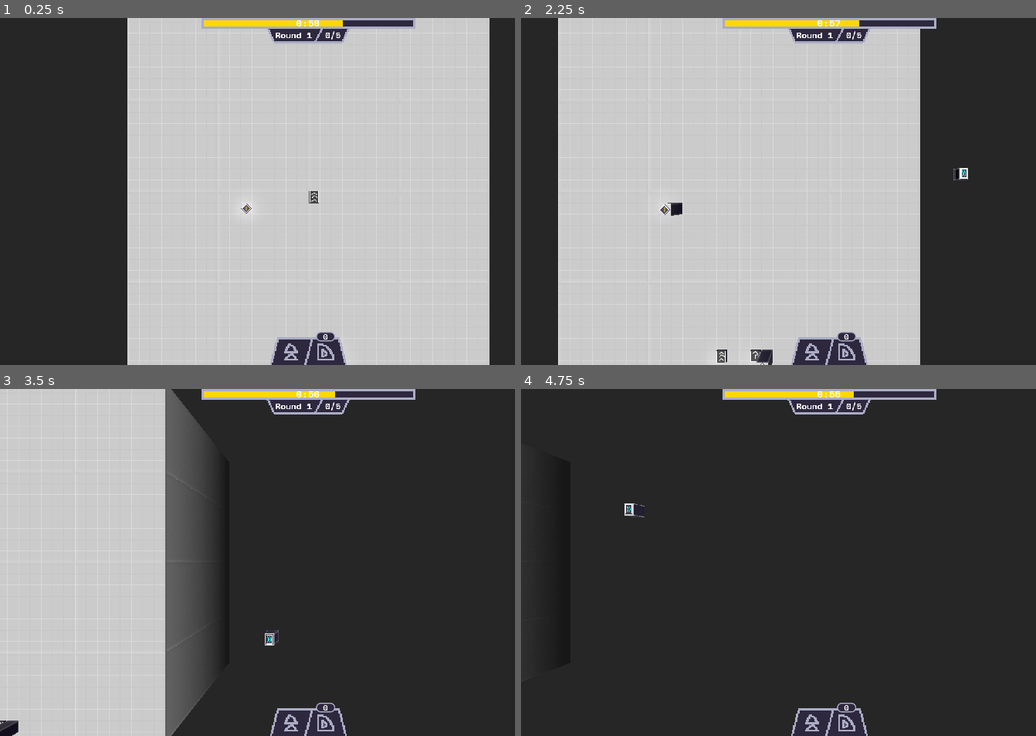
Above: before the commit, frames 1-4 (two rows, left to right).
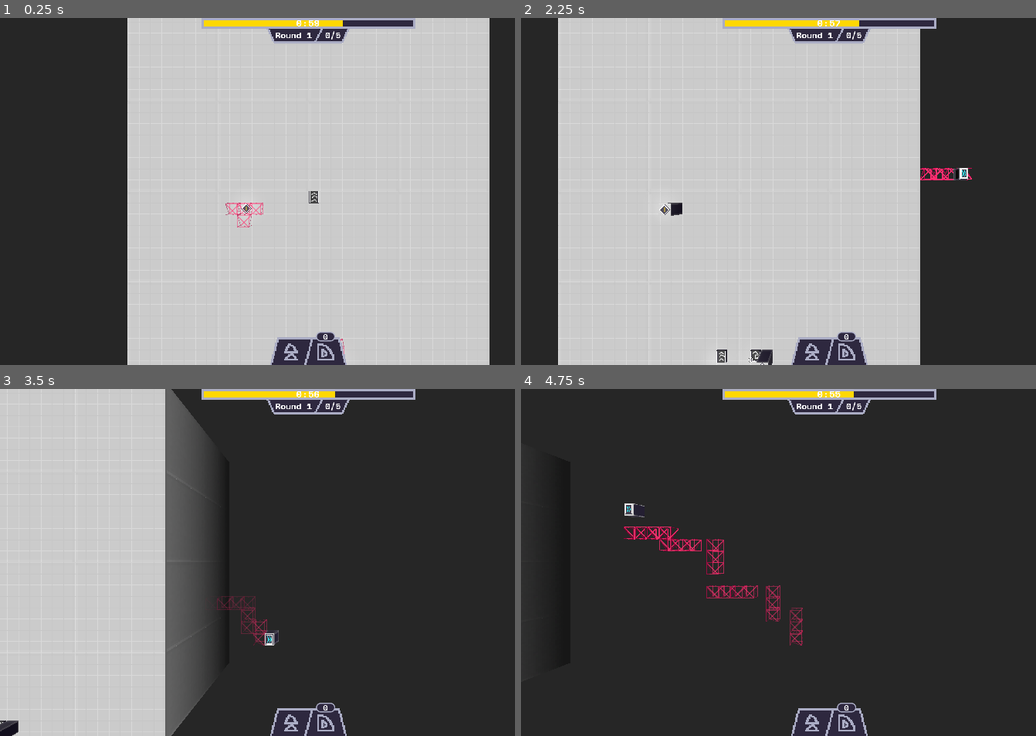
Above: after the commit, the same moments.

Repository: apia46/ThingDeliverer
Game: Godot game, scene res://scenes/game.tscn
Same seed, same stepped clock (60 frames per second), same inputs: the game is played once before the commit and once after it.
Inputs (mouse positions are in pixels of both pictures, inside the frame that each line leads up to):
- Up to frame 1 (0.25 s): no input
- Up to frame 2 (2.25 s): click (814, 351) at 0.5 s; click "0" at 1.25 s; tap Enter at 2 s; move the mouse to (963, 174) at 2.02 s; hold D from 2.03 s (still down); tap E at 2.1 s; click (963, 174) at 2.17 s
- Up to frame 3 (3.5 s): release D at 2.75 s; drag from (185, 579) to (278, 631) at 2.77 s
- Up to frame 4 (4.75 s): move the mouse to (891, 486) at 3.52 s; hold D 3.53-4.25 s; tap F at 3.6 s; drag from (799, 631) to (644, 510) at 4.27 s

The runs differ from the first frame. In frame 1, 0.2% of the frame differs, in the area x 43-67%, y 53-97%; in frame 2, 0.2%; in frame 3, 0.3%; in frame 4, 1.1%, in the area x 19-55%, y 39-74%.

Commit message:
tidying things up

Diff:
--- a/scripts/entities/belt.gd
+++ b/scripts/entities/belt.gd
@@ -18,30 +18,34 @@
 func ready() -> void:
 	pathNode = PathNode.new(self, position)
 	super()
-	findAndCheckPrevious()
+	checkPrevious()
 	updateNext()
 
-func findAndCheckPrevious() -> void:
-	var givenNode = getNodeInputFromRelative(pathNode, Vector2i(0,1))
+func previousWillBeDisconnected() -> void:
+	pathNode.disconnectFromPath()
+
+func previousWillBeDeleted() -> void:
 	previousDirection = U.ROTATIONS.DOWN
-	if !givenNode:
-		givenNode = getNodeInputFromRelative(pathNode, Vector2i(1,0))
-		previousDirection = U.ROTATIONS.RIGHT
-	if !givenNode:
-		givenNode = getNodeInputFromRelative(pathNode, Vector2i(-1,0))
-		previousDirection = U.ROTATIONS.LEFT
-	if !givenNode: previousDirection = U.ROTATIONS.DOWN
-	checkPrevious(givenNode)
+	pathNode.disconnectFromPath()
+	loadVisuals()
 
-func checkPrevious(givenNode:PathNode) -> void:
-	if givenNode:
-		previousDirection = U.v2itorot(U.rotate(givenNode.position - position, U.rNeg(rotation)))
+func checkPrevious() -> void:
+	var previousNode
+	previousDirection = U.ROTATIONS.DOWN
+	for direction in [Vector2i(0,1), Vector2i(1,0), Vector2i(-1,0)]:
+		previousNode = getNodeInputFromRelative(pathNode, direction)
+		if previousNode:
+			previousDirection = U.v2itorot(previousNode.position - position)
+			break
 
-		if givenNode.path:
-			if pathNode.path and pathNode.isBefore(givenNode): # path cuts itself off
+	if previousNode:
+		previousDirection = U.v2itorot(U.rotate(previousNode.position - position, U.rNeg(rotation)))
+
+		if previousNode.path:
+			if pathNode.path and pathNode.isBefore(previousNode): # path cuts itself off
 				pathNode.disconnectFromPath()
-			elif !pathNode.path or !pathNode.isDirectlyAfter(givenNode): # no updates needed if so
-				pathNode.joinAfter(givenNode)
+			elif !pathNode.path or !pathNode.isDirectlyAfter(previousNode): # no updates needed if so
+				pathNode.joinAfter(previousNode)
 		else: pathNode.disconnectFromPath()
 	else: pathNode.disconnectFromPath()
 
@@ -49,7 +53,7 @@
 
 func updateNext() -> void:
 	var node = getNodeOutputFromRelative(pathNode, Vector2i(0,-1))
-	if node: node.entity.checkPrevious(pathNode)
+	if node: node.entity.checkPrevious()
 
 # direction changes
 func loadVisuals() -> void:
--- a/scripts/entities/entity.gd
+++ b/scripts/entities/entity.gd
@@ -45,8 +45,9 @@
 	var entity = scene.getEntity(node.position + U.rotate(difference, rotation))
 	return entity.asNodeInputFrom(node) if entity else null
 
-func findAndCheckPrevious() -> void: assert(false)
-func checkPrevious(_givenNode:PathNode) -> void: pass
+func previousWillBeDisconnected() -> void: assert(false)
+func previousWillBeDeleted() -> void: assert(false)
+func checkPrevious() -> void: pass
 func updateNext() -> void: pass
 func checkNext() -> void: pass # used sparingly
 
--- a/scripts/entities/outputter.gd
+++ b/scripts/entities/outputter.gd
@@ -7,16 +7,30 @@
 	else: visualInstance = preload("res://scenes/entityVisuals/output.tscn").instantiate()
 	super()
 
-func checkPrevious(givenNode:PathNode) -> void:
-	if givenNode:
-		pathNode.previousNode = givenNode
-		givenNode.nextNode = pathNode
-		if givenNode.path and pathNode.isDirectlyAfter(givenNode):
-			pathNode.joinAfter(givenNode)
+func previousWillBeDisconnected() -> void:
+	pathNode.path.uncomplete()
+
+func previousWillBeDeleted() -> void:
+	pathNode.path.uncomplete()
+	loadVisuals()
+
+func checkPrevious() -> void:
+	var previousNode
+	rotation = U.ROTATIONS.DOWN
+	for direction in [Vector2i(0,1), Vector2i(0,-1), Vector2i(1,0), Vector2i(-1,0)]:
+		previousNode = getNodeInputFromRelative(pathNode, direction)
+		if previousNode:
+			rotation = U.v2itorot(previousNode.position - position)
+			break
+
+	if previousNode:
+		pathNode.previousNode = previousNode
+		previousNode.nextNode = pathNode
+		if previousNode.path and pathNode.isDirectlyAfter(previousNode):
+			pathNode.joinAfter(previousNode)
 			pathNode.path.complete()
-			rotation = U.v2itorot(givenNode.position - position)
+			rotation = U.v2itorot(previousNode.position - position)
 			pointing = true
-			super(givenNode)
 			loadVisuals()
 	elif pointing:
 		pointing = false
@@ -27,6 +41,6 @@
 		loadVisuals()
 
 func asNodeInputFrom(node:PathNode) -> PathNode:
-	print(pathNode.previousNode)
+	#print(pathNode.previousNode)
 	if !pathNode.previousNode: return pathNode
 	return pathNode if node.position != position + U.rotate(Vector2i(0,1), rotation) else null
--- a/scripts/entities/undergroundInput.gd
+++ b/scripts/entities/undergroundInput.gd
@@ -4,28 +4,32 @@
 func ready() -> void:
 	pathNode = PathNode.new(self, position)
 	super()
-	findAndCheckPrevious()
+	checkPrevious()
 
 func loadVisuals() -> void:
 	if visualInstance: visualInstance.queue_free()
 	visualInstance = preload("res://scenes/entityVisuals/undergroundInput.tscn").instantiate()
 	super()
 
-func findAndCheckPrevious() -> void:
-	checkPrevious(getNodeInputFromRelative(pathNode, Vector2i(0,1)))
+func previousWillBeDisconnected() -> void:
+	pathNode.disconnectFromPath()
 
-func checkPrevious(givenNode:PathNode) -> void:
-	if givenNode:
-		pathNode.previousNode = givenNode
-		givenNode.nextNode = pathNode
-		if !pathNode.path or !pathNode.isDirectlyAfter(givenNode): # no updates needed if so
-			pathNode.joinAfter(givenNode)
+func previousWillBeDeleted() -> void:
+	pathNode.disconnectFromPath()
+
+func checkPrevious() -> void:
+	var previousNode = getNodeInputFromRelative(pathNode, Vector2i(0,1))
+	if previousNode:
+		pathNode.previousNode = previousNode
+		previousNode.nextNode = pathNode
+		if !pathNode.path or !pathNode.isDirectlyAfter(previousNode): # no updates needed if so
+			pathNode.joinAfter(previousNode)
 		else: pathNode.disconnectFromPath()
 	else: pathNode.disconnectFromPath()
-	print("in ", pathNode.path)
+	#print("in ", pathNode.path)
 
 func updateNext() -> void:
-	if pathNode.nextNode: pathNode.nextNode.entity.checkPrevious(pathNode)
+	if pathNode.nextNode: pathNode.nextNode.entity.checkPrevious()
 
 func asNodeInputFrom(node:PathNode) -> PathNode:
 	return pathNode if node.position != position + U.rotate(Vector2i(0,-1), rotation) else null
--- a/scripts/entities/undergroundOutput.gd
+++ b/scripts/entities/undergroundOutput.gd
@@ -11,19 +11,21 @@
 	elif itemDisplay: itemDisplay = scene.items.removeDisplay(itemDisplay)
 	super()
 
-func checkPrevious(inputNode:PathNode) -> void:
-	if !inputNode:
-		delete()
-		return
-	if inputNode.path:
+func previousWillBeDisconnected() -> void:
+	pathNode.disconnectFromPath()
+
+func checkPrevious() -> void:
+	if !pathNode.previousNode:
+		return delete()
+	if pathNode.previousNode.path:
 		if !pathNode.path:
-			pathNode.joinAfter(inputNode)
+			pathNode.joinAfter(pathNode.previousNode)
 	else: pathNode.disconnectFromPath()
-	print("out ", pathNode.path)
+	# print("out ", pathNode.path)
 
 func updateNext() -> void:
 	var node = getNodeOutputFromRelative(pathNode, Vector2i(0,1))
-	if node: node.entity.checkPrevious(pathNode)
+	if node: node.entity.checkPrevious()
 
 func asNodeOutputTo(node:PathNode) -> PathNode: return pathNode if node.position == position + U.rotate(Vector2i(0,1), rotation) else null
 
--- a/scripts/game.gd
+++ b/scripts/game.gd
@@ -47,7 +47,7 @@
 var currentDragX:U.BOOL3 = U.BOOL3.UNKNOWN # current drag direction; used for the thing with the belt
 var dragStartPos:Vector2i
 
-var isDebug:bool = false
+var isDebug:bool = true
 
 func _ready() -> void:
 	for x in range(-2, 2): for y in range(-2, 2):
--- a/scripts/pathNode.gd
+++ b/scripts/pathNode.gd
@@ -26,8 +26,11 @@
 
 func disconnectFromPath(delete:=false) -> void:
 	if nextNode:
-		if delete: nextNode.previousNode = null
-		nextNode.entity.checkPrevious(null)
+		if delete:
+			nextNode.previousNode = null
+			nextNode.entity.previousWillBeDeleted()
+		else:
+			nextNode.entity.previousWillBeDisconnected()
 	if previousNode:
 		if delete: previousNode.nextNode = null
 		previousNode.entity.checkNext()
